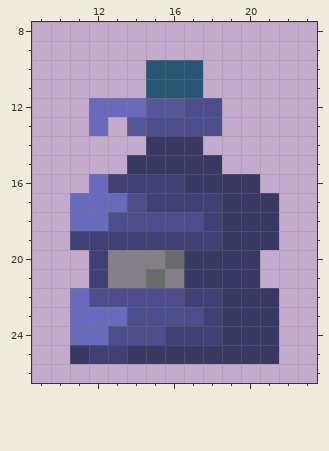
Two states of a pixel-art sprite, CidellaProject/Assets/Sprites/Environment/Trees/damacana.png. The picture above is the old version.
The file is 32x32 pixels. Pixels under 10% opacity are left out. Colours within 5 levels of each other are drawn and written as one. Shown: x 9..23, y 8..26.
New version:
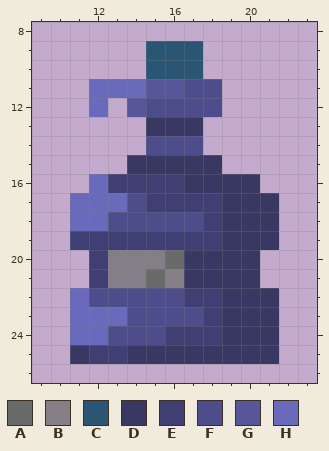
Palette (. is transparent): A #696a6a  B #847e87  C #2a5673  D #383863  E #3f3f74  F #4d4d8c  G #565699  H #6a6abd
The exact change:
Changed rows in their new state; - is an unchanged pixel.
first column x 12:
 9 ---CCC-
11 HHHGGFF
12 -.GFF--
13 .-.DDD.
14 ---FFF-
Changed places in both pictures, as pixel boxes (x1, y1, x2, y2):
changed: (89, 41, 222, 155)
